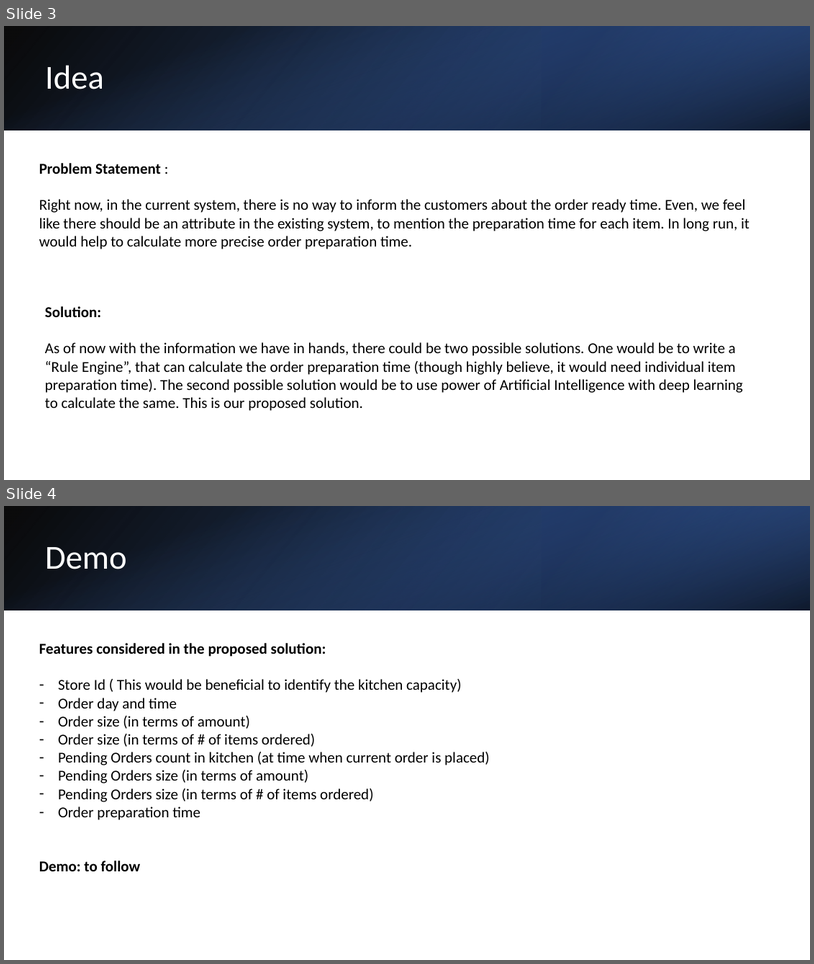
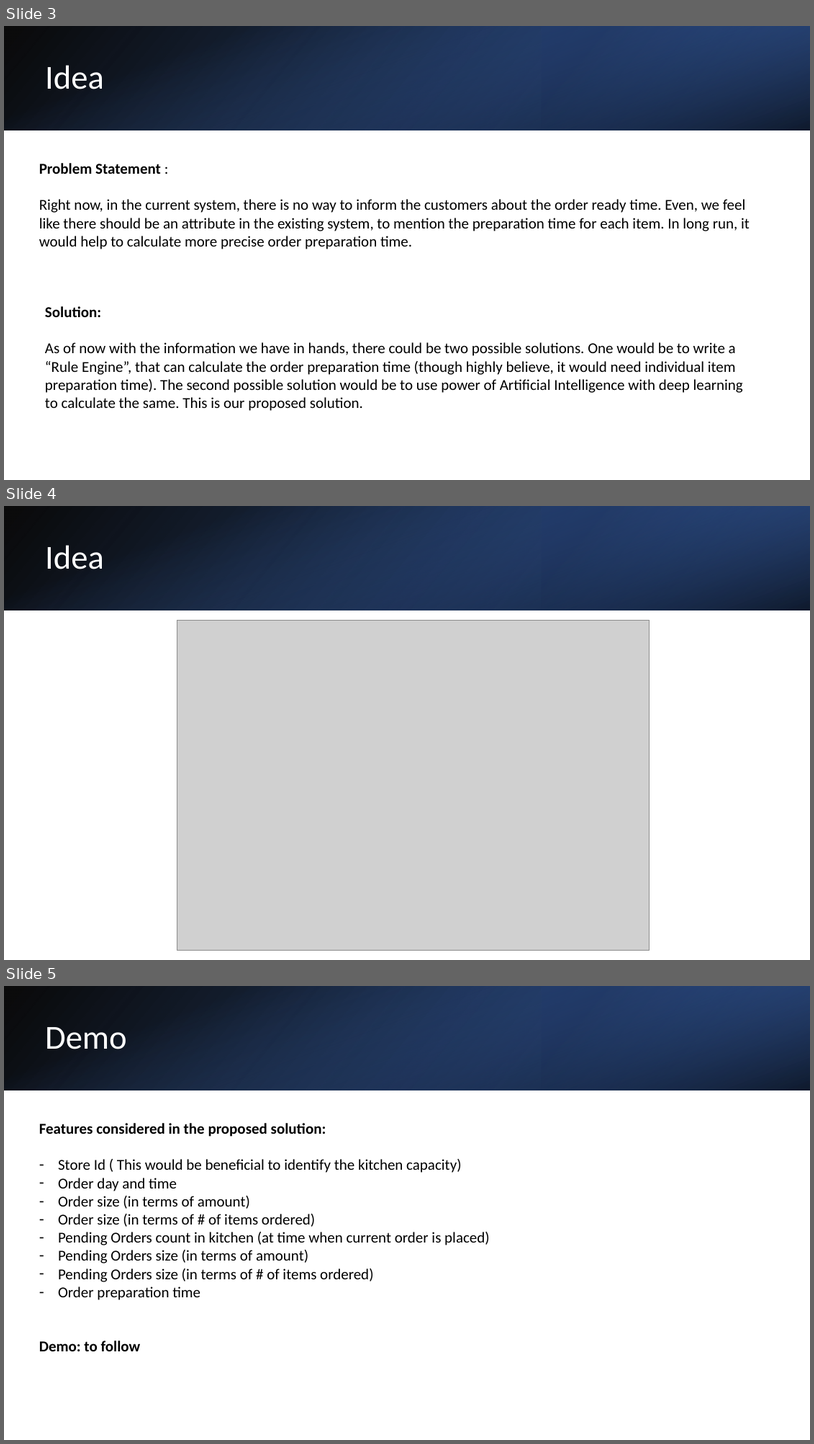
Before and after one commit to sourabh-dogra-par/par-hackathon-2023, a slide deck: Hackathon2023-AI-Chauffeurs.pptx. Shown one above the other, each under a label of ours: slides 3 and 4 before the commit, slides 3, 4 and 5 after it. The pictures are 814x964 and 814x1444 pixels, drawn with LibreOffice and Linux fonts; fonts in the diff are those of the drawing; grey boxes stand for pictures. Boxes give left, top, right and bottom in pixels: in the first picture for what was removed or moved away, otherwise in the second. Text is boxed around its words. In the diff, an @@ line names an element or a change of style, - is before the commit and + after.

Commit message:
Updated ppt with equation

```diff
--- a/Hackathon2023-AI-Chauffeurs.pptx
+++ b/Hackathon2023-AI-Chauffeurs.pptx
@@ slide 4 added at [4, 506, 810, 960], background #FFFFFF @@
@@ rectangle added at [4, 506, 810, 610], fill gradient #000000 to #2F5597 @@
@@ rectangle added at [4, 506, 810, 610], fill gradient #4472C4 to #000000 @@
@@ rectangle added at [542, 506, 810, 610], fill gradient #203864 to #4472C4 @@
@@ text added at [45, 545, 104, 569], 40 pt, text #FFFFFF @@
+Idea
@@ picture added at [177, 620, 650, 950] @@
@@ what was slide 4 is now slide 5 @@
```
